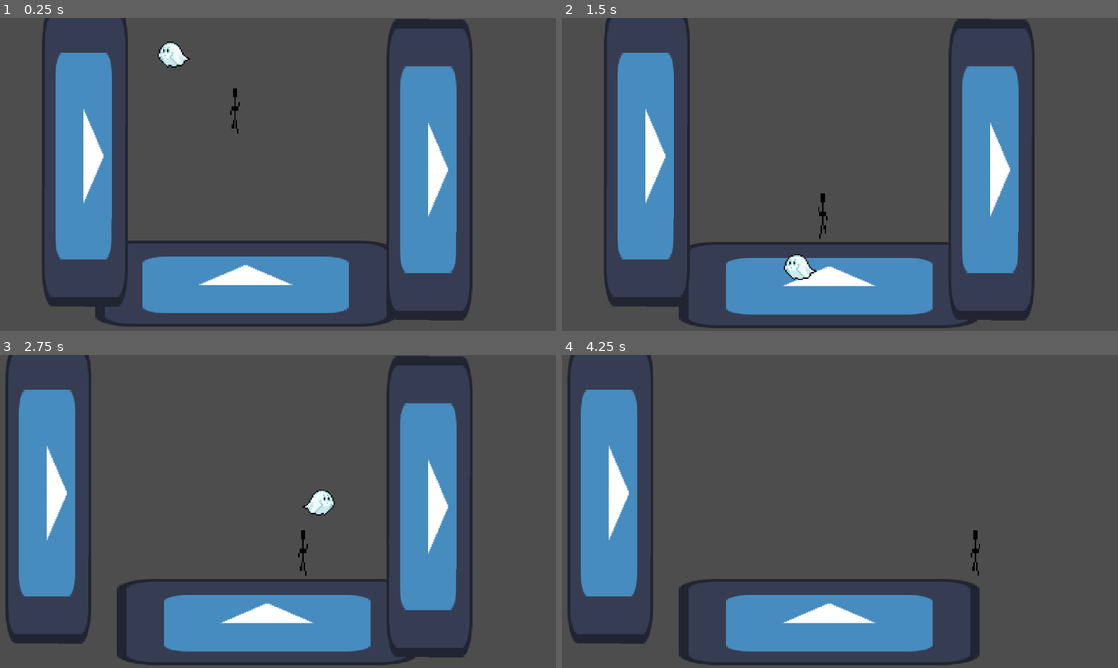
Above: before the commit, frames 1-4 (two rows, left to right).
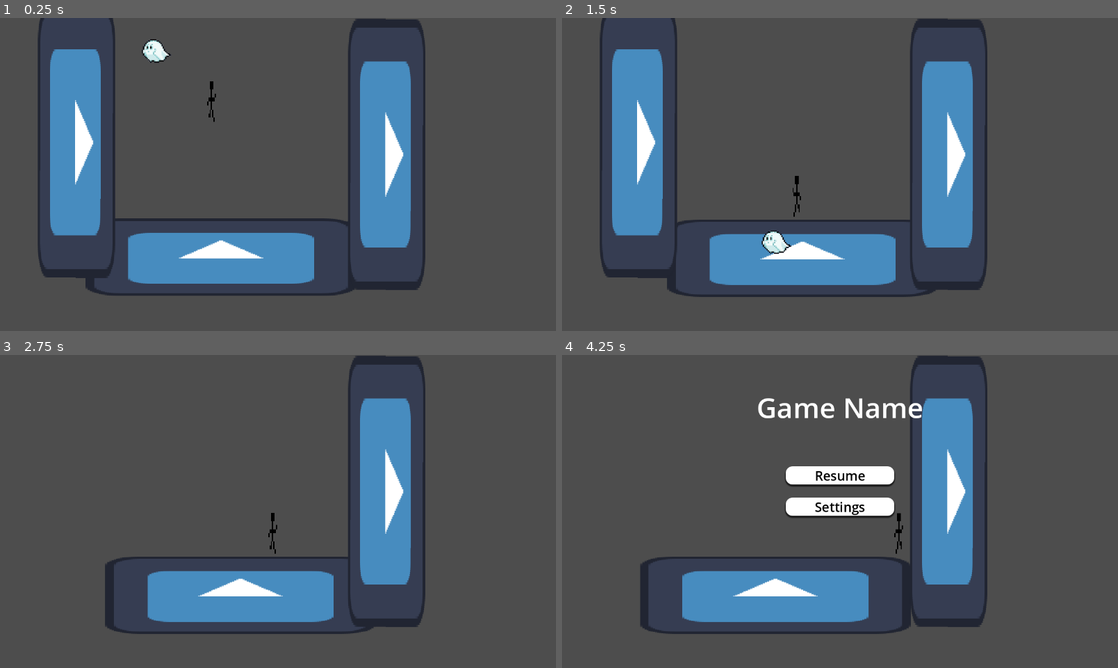
Above: after the commit, the same moments.

Repository: sammo4gun/jamsterdam
Game: Godot game, scene res://Scenes/world.tscn
The game is run twice, just before and just after one commit, with the same random seed, the same clock (stepped at 60 frames per second) and the same inputs. The engine's default icon, where the game draws it, is replaced by a stand-in: a white triangle on a blue panel in a dark square.
Inputs (mouse positions are in pixels of both pictures, inside the frame that each line leads up to):
- Up to frame 1 (0.25 s): no input
- Up to frame 2 (1.5 s): move the mouse to (806, 284) at 0.52 s; hold Right (right) from 0.53 s (still down); click (806, 284) at 0.67 s; tap W (up) at 0.77 s; move the mouse to (645, 155) at 1.27 s; click (645, 155) at 1.42 s
- Up to frame 3 (2.75 s): tap W (up) at 1.52 s; move the mouse to (428, 505) at 2.02 s; release Right (right) at 2.03 s; hold A (left) from 2.03 s (still down); click (428, 505) at 2.17 s
- Up to frame 4 (4.25 s): move the mouse to (812, 574) at 2.77 s; release A (left) at 2.78 s; hold Right (right) from 2.78 s (still down); click (812, 574) at 2.92 s; tap W (up) at 3.02, 3.77 s; move the mouse to (1006, 558) at 3.52 s; tap Escape (esc, bound only after the commit) at 4.15 s

The runs differ from the first frame. In frame 1, 27% of the frame differs, in the area x 6-85%, y 0-99%; in frame 2, 27%; in frame 3, 30%, in the area x 1-85%, y 0-100%; in frame 4, 29%.

Commit message:
Added initial pause menu

Diff:
--- /dev/null
+++ b/Scenes/pause_menu.tscn
@@ -0,0 +1,63 @@
+[gd_scene load_steps=3 format=3 uid="uid://d34q2w52210gr"]
+
+[ext_resource type="Script" uid="uid://4n6ha25b4b2d" path="res://Scripts/pause_menu.gd" id="1_emv3i"]
+
+[sub_resource type="StyleBoxFlat" id="StyleBoxFlat_k0w1u"]
+bg_color = Color(1, 1, 1, 1)
+corner_radius_top_left = 16
+corner_radius_top_right = 16
+corner_radius_bottom_right = 16
+corner_radius_bottom_left = 16
+shadow_size = 3
+shadow_offset = Vector2(0, 3.41)
+
+[node name="PauseMenu" type="Control"]
+process_mode = 3
+z_index = 1000
+layout_mode = 3
+anchors_preset = 15
+anchor_right = 1.0
+anchor_bottom = 1.0
+grow_horizontal = 2
+grow_vertical = 2
+script = ExtResource("1_emv3i")
+
+[node name="Label" type="Label" parent="."]
+layout_mode = 0
+offset_right = 1280.0
+offset_bottom = 240.0
+theme_override_font_sizes/font_size = 64
+text = "Game Name"
+horizontal_alignment = 1
+vertical_alignment = 1
+
+[node name="MarginContainer" type="MarginContainer" parent="."]
+layout_mode = 0
+offset_top = 240.0
+offset_right = 1280.0
+offset_bottom = 720.0
+theme_override_constants/margin_top = 16
+theme_override_constants/margin_bottom = 16
+
+[node name="VBoxContainer" type="VBoxContainer" parent="MarginContainer"]
+layout_mode = 2
+theme_override_constants/separation = 30
+
+[node name="ResumeButton" type="Button" parent="MarginContainer/VBoxContainer"]
+custom_minimum_size = Vector2(250, 0)
+layout_mode = 2
+size_flags_horizontal = 4
+theme_override_colors/font_color = Color(0, 0, 0, 1)
+theme_override_font_sizes/font_size = 30
+theme_override_styles/normal = SubResource("StyleBoxFlat_k0w1u")
+text = "Resume"
+
+[node name="SettingsButton" type="Button" parent="MarginContainer/VBoxContainer"]
+custom_minimum_size = Vector2(250, 0)
+layout_mode = 2
+size_flags_horizontal = 4
+theme_override_colors/font_color = Color(0, 0, 0, 1)
+theme_override_font_sizes/font_size = 30
+theme_override_styles/normal = SubResource("StyleBoxFlat_k0w1u")
+text = "Settings
+"
--- a/Scenes/world.tscn
+++ b/Scenes/world.tscn
@@ -1,12 +1,16 @@
-[gd_scene load_steps=5 format=3 uid="uid://btddiq1srh6u2"]
+[gd_scene load_steps=6 format=3 uid="uid://btddiq1srh6u2"]
 
 [ext_resource type="Script" uid="uid://vp4ly8u07miy" path="res://Scripts/world.gd" id="1_5a7ea"]
 [ext_resource type="PackedScene" uid="uid://dpfjytluhwwx7" path="res://Scenes/moveable.tscn" id="1_f3sb7"]
 [ext_resource type="PackedScene" uid="uid://cctthl1q1bekw" path="res://Scenes/guy.tscn" id="2_fj7yv"]
+[ext_resource type="PackedScene" uid="uid://d34q2w52210gr" path="res://Scenes/pause_menu.tscn" id="2_fo5ed"]
 [ext_resource type="PackedScene" uid="uid://6pic503w7xpl" path="res://Scenes/ghost.tscn" id="2_go701"]
 
 [node name="World" type="Node2D"]
 script = ExtResource("1_5a7ea")
+
+[node name="PauseMenu" parent="." instance=ExtResource("2_fo5ed")]
+visible = false
 
 [node name="Floor" parent="." instance=ExtResource("1_f3sb7")]
 position = Vector2(508, 551)
--- /dev/null
+++ b/Scripts/pause_menu.gd
@@ -0,0 +1,18 @@
+extends Control
+
+@onready var resume_button: Button = $MarginContainer/VBoxContainer/ResumeButton
+
+func _ready():
+	resume_button.pressed.connect(_on_resume_pressed)
+
+func _input(event):
+	if event.is_action_pressed("esc"):
+		toggle_pause_menu()
+
+func toggle_pause_menu():
+	var is_paused = get_tree().paused
+	get_tree().paused = !is_paused
+	visible = !is_paused
+
+func _on_resume_pressed():
+	toggle_pause_menu()
--- a/Scripts/world.gd
+++ b/Scripts/world.gd
@@ -1,6 +1,9 @@
 extends Node2D
 
 @onready var Ghost = $"Ghost"
+@onready var pause_menu = $PauseMenu
+
+
 
 func _unhandled_input(event: InputEvent) -> void:
 	## Mouse in viewport coordinates.
--- a/project.godot
+++ b/project.godot
@@ -17,6 +17,8 @@
 
 [display]
 
+window/size/viewport_width=1280
+window/size/viewport_height=720
 window/stretch/mode="viewport"
 
 [dotnet]
@@ -40,13 +42,13 @@
 down={
 "deadzone": 0.2,
 "events": [Object(InputEventKey,"resource_local_to_scene":false,"resource_name":"","device":-1,"window_id":0,"alt_press …(192 unchanged characters)…
-, Object(InputEventKey,"resource_local_to_scene":false,"reso …(131 unchanged characters)… d":false,"keycode":0,"physical_keycode":83,"key_label":0,"unicode":115,"location":0,"echo":false,"script":null)
+, Object(InputEventKey,"resource_local_to_scene":false,"reso …(131 unchanged characters)… d":false,"keycode":0,"physical_keycode":4194322,"key_label":0,"unicode":0,"location":0,"echo":false,"script":null)
 ]
 }
 up={
 "deadzone": 0.2,
 "events": [Object(InputEventKey,"resource_local_to_scene":false,"resource_name":"","device":-1,"window_id":0,"alt_press …(192 unchanged characters)…
-, Object(InputEventKey,"resource_local_to_scene":false,"reso …(131 unchanged characters)… d":false,"keycode":0,"physical_keycode":87,"key_label":0,"unicode":119,"location":0,"echo":false,"script":null)
+, Object(InputEventKey,"resource_local_to_scene":false,"reso …(131 unchanged characters)… d":false,"keycode":0,"physical_keycode":4194320,"key_label":0,"unicode":0,"location":0,"echo":false,"script":null)
 ]
 }
 possess={
@@ -55,6 +57,11 @@
 , Object(InputEventKey,"resource_local_to_scene":false,"resource_name":"","device":-1,"window_id":0,"alt_pressed":false …(186 unchanged characters)…
 ]
 }
+esc={
+"deadzone": 0.2,
+"events": [Object(InputEventKey,"resource_local_to_scene":false,"resource_name":"","device":-1,"window_id":0,"alt_pressed":false,"shift_pressed":false,"ctrl_pressed":false,"meta_pressed":false,"pressed":false,"keycode":0,"physical_keycode":4194305,"key_label":0,"unicode":0,"location":0,"echo":false,"script":null)
+]
+}
 
 [rendering]
 
Not shown, added: Scripts/pause_menu.gd.uid
